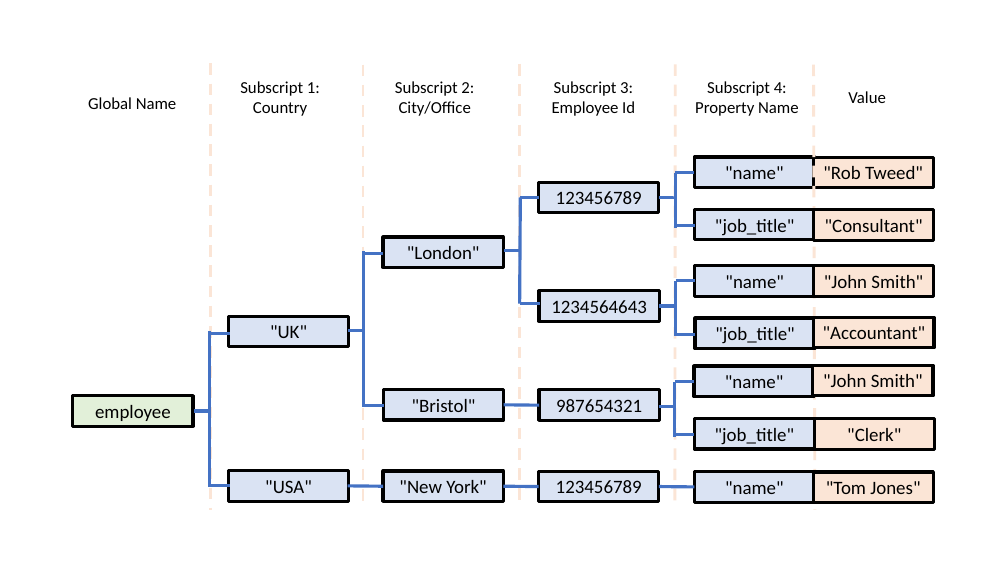
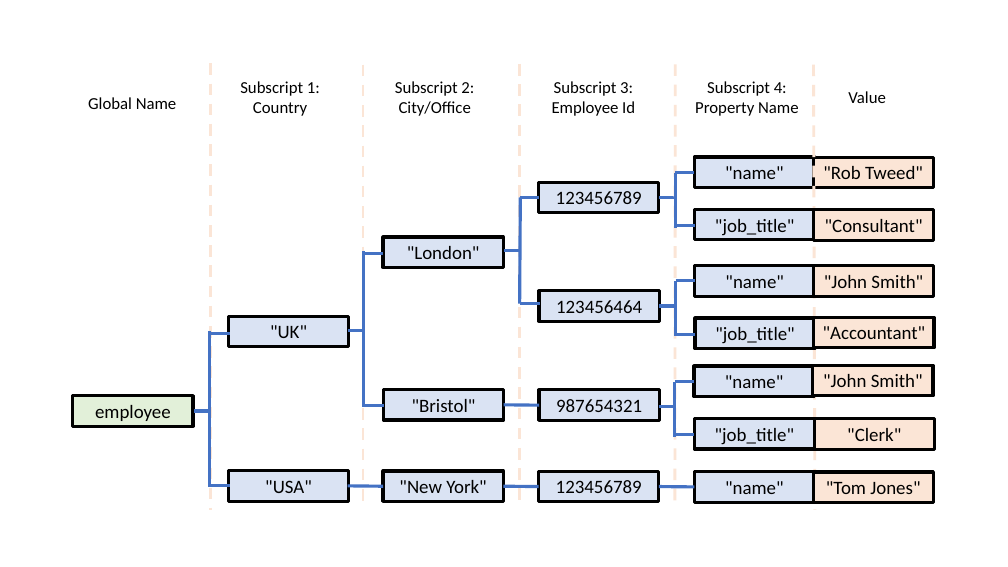
Before and after one commit to robtweed/global_storage, a slide deck: slide 5 of diagrams/global_storage.pptx. Drawn at 1008x567 pixels with LibreOffice and Linux fonts; fonts in the diff are those of the drawing. Boxes give left, top, right and bottom in pixels: in the first picture for what was removed or moved away, otherwise in the second. Text is boxed around its words. In the diff, an @@ line names an element or a change of style, - is before the commit and + after.

```diff
--- a/diagrams/global_storage.pptx
+++ b/diagrams/global_storage.pptx
@@ text in rectangle at (556, 300, 642, 313): text changed @@
-1234564643
+123456464
```
Also in this commit, not shown: 3 other slides changed, 3 slides added, 14 other files.
